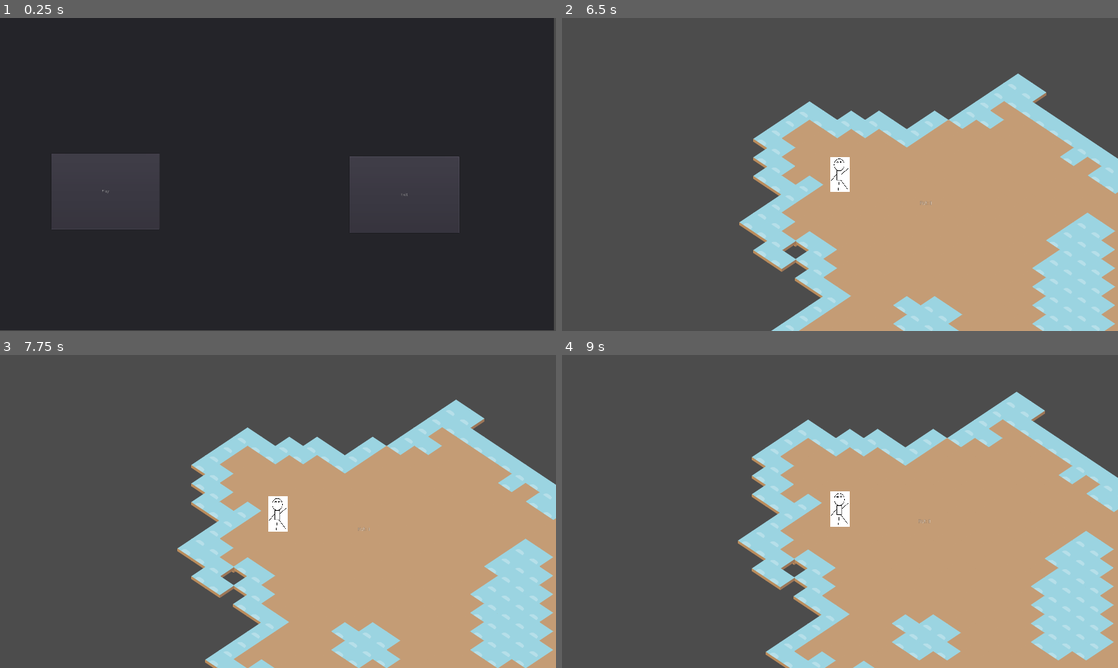
Above: before the commit, frames 1-4 (two rows, left to right).
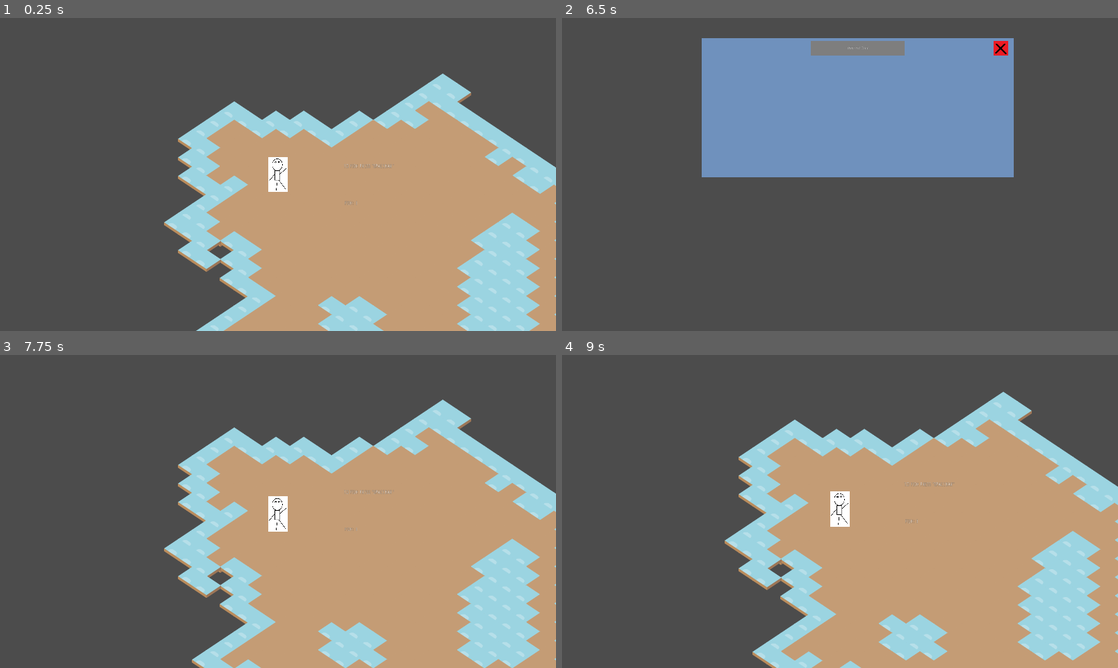
Above: after the commit, the same moments.

Repository: Chubbkid1/FishingGame
Game: Godot game, scene res://Main.tscn
The game is run twice, just before and just after one commit, with the same random seed, the same clock (stepped at 60 frames per second) and the same inputs. Before the commit the project starts from res://MainMenu.tscn.
Inputs (mouse positions are in pixels of both pictures, inside the frame that each line leads up to):
- Up to frame 1 (0.25 s): no input
- Up to frame 2 (6.5 s): click (667, 190) at 0.5 s, where only the run before the commit has a clickable "Play"; tap Space (space_bar) at 1.25, 2.1, 2.75, 3.6, 4.25, 5.75, 5.85 s; hold D (move_right) 1.28-2.03 s; hold Space (space_bar) 1.28-2.03 s; hold S (move_down) 2.03-2.78 s; hold D (move_right) 2.78-3.53 s; hold Space (space_bar) 2.78-3.53 s; hold W (move_up) 3.53-4.28 s; hold A (move_left) 4.28-5 s; hold Space (space_bar) 4.28-5 s; tap Escape (open_menu) at 4.9 s; click "Resume" at 5 s; hold A (move_left) from 5.78 s (still down); tap I (Inventory, bound only after the commit) at 6.4 s
- Up to frame 3 (7.75 s): release A (move_left) at 6.5 s; click (439, 386) at 6.52 s; hold S (move_down) from 7.28 s (still down); hold Space (space_bar) from 7.28 s (still down)
- Up to frame 4 (9 s): release S (move_down) at 8.03 s; release Space (space_bar) at 8.03 s; hold D (move_right) 8.03-8.78 s; tap Space (space_bar) at 8.1 s; hold W (move_up) from 8.78 s (still down); hold Space (space_bar) from 8.78 s (still down)

The runs differ from the first frame. In frame 1, 95% of the frame differs, in the area x 0-100%, y 0-100%; in frame 2, 59%; in frame 3, 12%; in frame 4, 12%.
Error after the commit: Invalid call. Nonexistent function 'keys' in base 'Nil'. (res://UI/Inventory.gd:10)

Commit message:
Added a not so working inventory that loads in a saved file from the escmenu

Diff:
--- a/EscapeMenu.gd
+++ b/EscapeMenu.gd
@@ -1,12 +1,29 @@
 extends Node2D
 
+var save_to_path = "user://ItemData_CurrInventory"
 
 func _on_Resume_pressed():
+	#var pre = $"/root/player/CharScript"._get_position()
+	#print(pre)
 	get_tree().change_scene("res://Main.tscn")
+
 
 func _on_Options_pressed():
 	pass # Replace with function body.
 
 
 func _on_QuitGame_pressed():
-	get_tree().exit(3)
+
+	var data = {
+	"TextRec1": {"item": "4001"},
+	"TextRec2": {"item": null},
+	"TextRec3": {"item": null},
+	"TextRec4": {"item": null}
+	}
+
+	var file = File.new()
+	file.open(save_to_path, file.WRITE)
+	file.store_var(data)
+	file.close()
+
+	get_tree().quit()
--- a/EscapeMenu.tscn
+++ b/EscapeMenu.tscn
@@ -8,13 +8,14 @@
 [node name="Panel" type="Panel" parent="."]
 margin_right = 1909.0
 margin_bottom = 1062.0
-rect_pivot_offset = Vector2( 706, 698 )
+rect_pivot_offset = Vector2( 923, 459 )
 
 [node name="Resume" type="Button" parent="."]
-margin_left = 713.0
-margin_top = 388.0
-margin_right = 1103.0
-margin_bottom = 529.0
+margin_left = 718.0
+margin_top = 408.0
+margin_right = 1108.0
+margin_bottom = 549.0
+rect_pivot_offset = Vector2( -1064, -65 )
 text = "Resume"
 
 [node name="Options" type="Button" parent="."]
--- /dev/null
+++ b/Global.gd
@@ -0,0 +1,9 @@
+extends Node
+
+var player
+
+func _ready():
+	pass # Replace with function body.
+
+func register_player(in_player):
+	player = in_player
--- a/Items/ItemData_fish.json
+++ b/Items/ItemData_fish.json
@@ -1,20 +1,18 @@
 {
-	"1001":
-	{
-		"Name" : "",
-		"Type" : "",
-
-	}
-	"1002":
-	{
-		"Name" : "",
-		"Type" : "",
-
-	}
-	"1003":
-	{
-		"Name" : "",
-		"Type" : "",
-
+	"4001": {
+		"Name": "BasicFish",
+		"Type": "Cod"
+	},
+	"4002": {
+		"Name": "CommonFish",
+		"Type": "Salmon"
+	},
+	"4003": {
+		"Name": "UncommonFish",
+		"Type": "GoldFish"
+	},
+	"4004": {
+		"Name": "LegendaryFish",
+		"type": "HugeGoldFish"
 	}
 }
--- a/Main.tscn
+++ b/Main.tscn
@@ -22,3 +22,11 @@
 position = Vector2( 8, 0 )
 
 [node name="Label" parent="." instance=ExtResource( 3 )]
+uppercase = true
+
+[node name="Label2" parent="." instance=ExtResource( 3 )]
+margin_left = 235.0
+margin_top = -28.0
+margin_bottom = -10.0
+text = "To fish press \"spacebar\""
+uppercase = true
--- a/MainMenu.gd
+++ b/MainMenu.gd
@@ -1,8 +1,25 @@
 extends Node2D
+
+onready var button: Button = self.get_child(4)
+
+var file_path = "user://ItemData_CurrInventory.json"
+var file = File.new()
+
+func _process(delta):
+	if file.file_exists(file_path):
+		button.disabled = false
 
 func _on_Play_pressed():
 	get_tree().change_scene("res://Main.tscn")
 
+func _on_Continue_pressed():
+
+	if file.file_exists(file_path):
+		var error = file.open(file_path, File.READ)
+		if error == OK:
+			var player_data = file.get_var()
+			file.close()
+	print(PlayerData)
 
 func _on_Exit_pressed():
 	get_tree().quit(3)
--- a/MainMenu.tscn
+++ b/MainMenu.tscn
@@ -1,6 +1,7 @@
-[gd_scene load_steps=3 format=2]
+[gd_scene load_steps=4 format=2]
 
 [ext_resource path="res://MainMenu.gd" type="Script" id=1]
+[ext_resource path="res://UI/Inventory.tscn" type="PackedScene" id=2]
 
 [sub_resource type="Theme" id=1]
 
@@ -28,5 +29,29 @@
 margin_bottom = 742.0
 text = "Exit"
 
+[node name="Label" type="Label" parent="."]
+margin_left = 505.0
+margin_top = 70.0
+margin_right = 1297.0
+margin_bottom = 389.0
+text = "Main menu"
+align = 1
+valign = 1
+
+[node name="Continue" type="Button" parent="."]
+margin_left = 696.0
+margin_top = 474.0
+margin_right = 1070.0
+margin_bottom = 736.0
+hint_tooltip = "Play
+"
+theme = SubResource( 1 )
+disabled = true
+text = "Continue"
+
+[node name="Inventory" parent="." instance=ExtResource( 2 )]
+
 [connection signal="pressed" from="Play" to="." method="_on_Play_pressed"]
 [connection signal="pressed" from="Exit" to="." method="_on_Exit_pressed"]
+[connection signal="pressed" from="Continue" to="." method="_on_Continue_pressed"]
+[connection signal="pressed" from="Continue" to="." method="_on_Play_pressed"]
--- a/Singletons/GameData.gd
+++ b/Singletons/GameData.gd
@@ -4,7 +4,8 @@
 
 func _ready():
 	var item_data_file = File.new()
-	item_data_file.open("res://Items/ItemData_fish", File.READ)
+	item_data_file.open("res://Items/ItemData_fish.json", File.READ)
+
 	var item_data_json = JSON.parse(item_data_file.get_as_text())
 	item_data_file.close()
 	item_data = item_data_json.result
--- a/Singletons/PlayerData.gd
+++ b/Singletons/PlayerData.gd
@@ -4,7 +4,8 @@
 
 func _ready():
 	var inv_data_file = File.new()
-	inv_data_file.open("user://ItemData_CurrInventory", File.READ)
+	inv_data_file.open("user://ItemData_CurrInventory.json", File.READ)
+
 	var inv_data_json = JSON.parse(inv_data_file.get_as_text())
 	inv_data_file.close()
 	inv_data = inv_data_json.result
--- a/UI/Inventory.tscn
+++ b/UI/Inventory.tscn
@@ -9,15 +9,19 @@
 [node name="Inventory" type="Control"]
 anchor_right = 1.0
 anchor_bottom = 1.0
-margin_right = 40.0
-margin_bottom = -400.0
+margin_left = 6.0
+margin_top = 2.0
+margin_right = 46.0
+margin_bottom = -398.0
 script = ExtResource( 6 )
 
 [node name="Background" type="NinePatchRect" parent="."]
 anchor_right = 1.0
 anchor_bottom = 1.0
-margin_top = 66.0
-margin_right = -430.0
+margin_left = 477.0
+margin_top = 68.0
+margin_right = -406.0
+margin_bottom = -132.0
 texture = ExtResource( 4 )
 region_rect = Rect2( 331, 138, 1, 0 )
 patch_margin_top = 3
@@ -31,22 +35,22 @@
 margin_bottom = -10.0
 
 [node name="VBoxContainer" type="VBoxContainer" parent="Background/MarginContainer"]
-margin_right = 1490.0
-margin_bottom = 594.0
+margin_right = 1037.0
+margin_bottom = 460.0
 
 [node name="HBoxContainer" type="HBoxContainer" parent="Background/MarginContainer/VBoxContainer"]
-margin_right = 1490.0
+margin_right = 1037.0
 margin_bottom = 50.0
 rect_min_size = Vector2( 0, 50 )
 
 [node name="Control" type="Control" parent="Background/MarginContainer/VBoxContainer/HBoxContainer"]
-margin_right = 578.0
+margin_right = 352.0
 margin_bottom = 50.0
 size_flags_horizontal = 3
 
 [node name="TitleBackground" type="TextureRect" parent="Background/MarginContainer/VBoxContainer/HBoxContainer"]
-margin_left = 582.0
-margin_right = 907.0
+margin_left = 356.0
+margin_right = 681.0
 margin_bottom = 50.0
 rect_min_size = Vector2( 325, 0 )
 texture = ExtResource( 3 )
@@ -61,8 +65,8 @@
 uppercase = true
 
 [node name="Exit" type="Control" parent="Background/MarginContainer/VBoxContainer/HBoxContainer"]
-margin_left = 911.0
-margin_right = 1490.0
+margin_left = 685.0
+margin_right = 1037.0
 margin_bottom = 50.0
 size_flags_horizontal = 3
 
@@ -77,14 +81,16 @@
 
 [node name="ScrollContainer" type="ScrollContainer" parent="Background/MarginContainer/VBoxContainer"]
 margin_top = 54.0
-margin_right = 1490.0
-margin_bottom = 594.0
+margin_right = 1037.0
+margin_bottom = 460.0
 size_flags_horizontal = 3
 size_flags_vertical = 3
 
 [node name="GridContainer" type="GridContainer" parent="Background/MarginContainer/VBoxContainer/ScrollContainer"]
-margin_right = 1490.0
-margin_bottom = 540.0
+margin_right = 1037.0
+margin_bottom = 406.0
 size_flags_horizontal = 3
 size_flags_vertical = 3
 columns = 7
+
+[connection signal="pressed" from="Background/MarginContainer/VBoxContainer/HBoxContainer/Exit/TextureButton" to="." method="_on_TextureButton_pressed"]
--- a/UI/inventory.gd
+++ b/UI/inventory.gd
@@ -11,6 +11,11 @@
 		var inventory_slot_new = template_inventory_slot.instance()
 		if PlayerData.inv_data[i]["item"] != null:
 			var item_name = GameData.item_data[str(PlayerData.inv_data[i]["item"])]["Name"]
+			print(item_name)
 			var icon_texture = load("res://Assets/itemIcons" + item_name + ".png")
 			inventory_slot_new.get_node("Icon").set_texture(icon_texture)
 		gridcontainer.add_child(inventory_slot_new, true)
+
+
+func _on_TextureButton_pressed():
+	get_tree().change_scene("res://Main.tscn")
--- a/player/CharScript.gd
+++ b/player/CharScript.gd
@@ -10,7 +10,7 @@
 var state = Not_fishing
 # Called when the node enters the scene tree for the first time.
 func _ready():
-	pass # Replace with function body.
+	$"/root/Global".register_player(self)
 
 
 func _physics_process(delta):
@@ -43,6 +43,10 @@
 		get_tree().change_scene("res://EscapeMenu.tscn")
 	if Input.is_action_pressed("space_bar"):
 		state = Fishing
-
+	if Input.is_action_pressed("Inventory"):
+		get_tree().change_scene("res://UI/Inventory.tscn")
 	var result = velocity * delta
 	move_and_collide(result)
+
+func _get_position():
+	return self.global_position.x
--- a/project.godot
+++ b/project.godot
@@ -15,13 +15,14 @@
 [application]
 
 config/name="Fishing_Game"
-run/main_scene="res://MainMenu.tscn"
+run/main_scene="res://Main.tscn"
 config/icon="res://Assets/ItemIcons/icon.png"
 
 [autoload]
 
 PlayerData="*res://Singletons/PlayerData.gd"
 GameData="*res://Singletons/GameData.gd"
+Global="*res://Global.gd"
 
 [display]
 
@@ -62,6 +63,11 @@
 "events": [ Object(InputEventKey,"resource_local_to_scene":false,"resource_name":"","device":0,"alt":false,"shift":false,"control":false,"meta":false,"command":false,"pressed":false,"scancode":32,"physical_scancode":0,"unicode":0,"echo":false,"script":null)
  ]
 }
+Inventory={
+"deadzone": 0.5,
+"events": [ Object(InputEventKey,"resource_local_to_scene":false,"resource_name":"","device":0,"alt":false,"shift":false,"control":false,"meta":false,"command":false,"pressed":false,"scancode":73,"physical_scancode":0,"unicode":0,"echo":false,"script":null)
+ ]
+}
 
 [physics]
 
Binary file added: Assets/ItemIcons/BasicFish.png
Not shown, added: Assets/ItemIcons/BasicFish.png.import
Binary file added: Assets/ItemIcons/CommonFish.png
Not shown, added: Assets/ItemIcons/CommonFish.png.import
Binary file added: Assets/ItemIcons/LegendaryFish.png
Not shown, added: Assets/ItemIcons/LegendaryFish.png.import
Binary file added: Assets/ItemIcons/UncommonFish.png
Not shown, added: Assets/ItemIcons/UncommonFish.png.import
